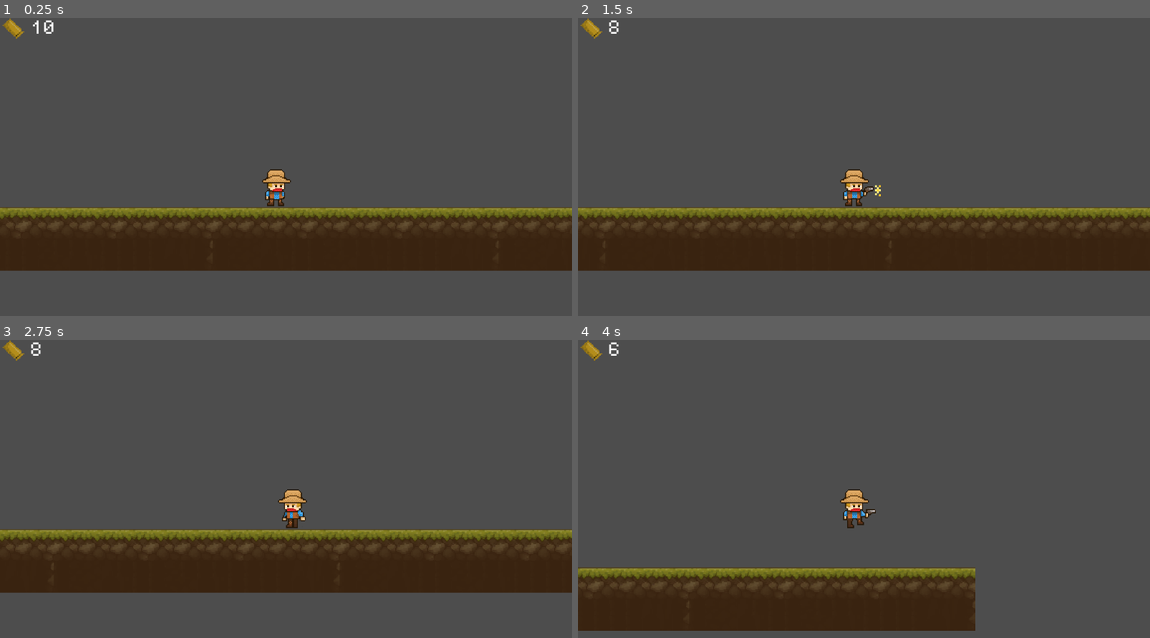
Above: before the commit, frames 1-4 (two rows, left to right).
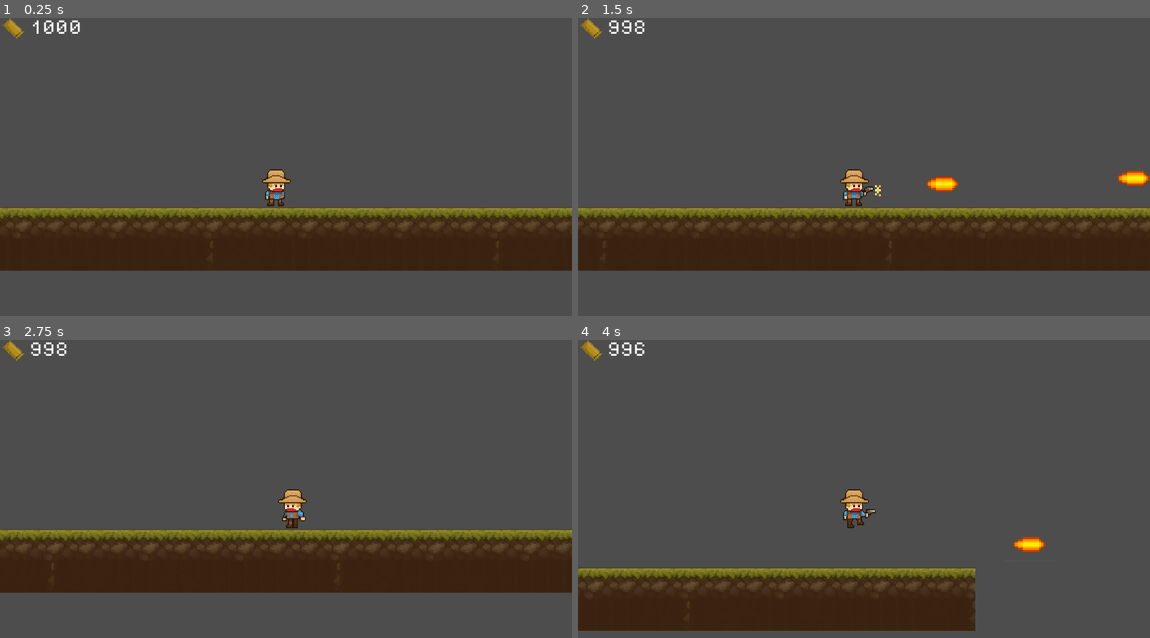
Above: after the commit, the same moments.

Repository: JesCorAvi/gun-and-run
Game: Godot game, scene res://scenes/nivel.tscn
Same seed, same stepped clock (60 frames per second), same inputs: the game is played once before the commit and once after it.
Inputs:
- Up to frame 1 (0.25 s): no input
- Up to frame 2 (1.5 s): tap Enter at 0.5 s; hold D (move_right) from 0.53 s (still down); tap E (equip_weapon) at 0.6 s; tap W (jump) at 0.77, 1.07 s; tap Space (shoot) at 0.8, 1.35 s
- Up to frame 3 (2.75 s): tap W (jump) at 1.52, 1.55, 1.82, 2.1 s; release D (move_right) at 2.03 s; hold A (move_left) from 2.03 s (still down); tap E (equip_weapon) at 2.3 s
- Up to frame 4 (4 s): release A (move_left) at 2.78 s; hold D (move_right) from 2.78 s (still down); tap E (equip_weapon) at 2.85 s; tap W (jump) at 3.02, 3.32, 3.77, 3.8 s; tap Space (shoot) at 3.05, 3.6 s

The runs differ from the first frame. In frame 1, 0.1% of the frame differs, in the area x 9-15%, y 0-6%; in frame 2, 0.6%, in the area x 5-100%, y 0-59%; in frame 3, 0.1%; in frame 4, 0.3%.

Commit message:
añadido disparo

Diff:
--- a/scenes/bullet.tscn
+++ b/scenes/bullet.tscn
@@ -1,14 +1,27 @@
-[gd_scene load_steps=3 format=3 uid="uid://dqjc72esjusbr"]
+[gd_scene load_steps=5 format=3 uid="uid://dqjc72esjusbr"]
 
-[ext_resource type="Texture2D" uid="uid://com7vr1p5nr7n" path="res://assets/M484BulletCollection2.png" id="1_mkf8s"]
+[ext_resource type="Script" uid="uid://bwb0o6vfxg1fj" path="res://scripts/bullet.gd" id="1_y25gk"]
+[ext_resource type="Texture2D" uid="uid://drdsni0f3jee5" path="res://assets/25bbfccd-0b91-4908-9209-63fb5de83a68.png" id="2_y25gk"]
 
-[sub_resource type="AtlasTexture" id="AtlasTexture_y25gk"]
-atlas = ExtResource("1_mkf8s")
-region = Rect2(453.76776, 114.44519, 17.242645, 9.661835)
+[sub_resource type="AtlasTexture" id="AtlasTexture_l5glv"]
+atlas = ExtResource("2_y25gk")
+
+[sub_resource type="RectangleShape2D" id="RectangleShape2D_l5glv"]
+size = Vector2(47, 20)
 
 [node name="Bullet" type="Area2D"]
+script = ExtResource("1_y25gk")
+SPEED = 550
 
 [node name="Sprite2D" type="Sprite2D" parent="."]
-texture = SubResource("AtlasTexture_y25gk")
+position = Vector2(9, 8.999998)
+scale = Vector2(0.032226525, 0.031249939)
+texture = SubResource("AtlasTexture_l5glv")
 
-[node name="CollisionShape2D" type="CollisionShape2D" parent="Sprite2D"]
+[node name="CollisionShape2D" type="CollisionShape2D" parent="."]
+position = Vector2(8, 9)
+shape = SubResource("RectangleShape2D_l5glv")
+
+[node name="Timer" type="Timer" parent="."]
+
+[connection signal="timeout" from="Timer" to="." method="_on_timer_timeout"]
--- a/scenes/personaje.tscn
+++ b/scenes/personaje.tscn
@@ -1,7 +1,8 @@
-[gd_scene load_steps=38 format=3 uid="uid://c2vqth7v7dss"]
+[gd_scene load_steps=39 format=3 uid="uid://c2vqth7v7dss"]
 
 [ext_resource type="Texture2D" uid="uid://ktugjsolqvpq" path="res://assets/Cowboy 4 HiRes/Cowboy4.png" id="1_2kcgv"]
 [ext_resource type="Script" uid="uid://d3t0ffqq8i7il" path="res://scripts/Player.gd" id="1_rdnqt"]
+[ext_resource type="PackedScene" uid="uid://dqjc72esjusbr" path="res://scenes/bullet.tscn" id="2_ink26"]
 [ext_resource type="Texture2D" uid="uid://bbdger87ibulg" path="res://assets/Cowboy 4 HiRes/Cowboy4_jumo with gun_0.png" id="3_xvalt"]
 [ext_resource type="Script" uid="uid://buulma3b0g5gt" path="res://scripts/state_machine/StateMachine.gd" id="4_4w6sy"]
 [ext_resource type="Script" uid="uid://ktfd4n8rujmy" path="res://scripts/state_machine/IdleState.gd" id="5_ink26"]
@@ -240,15 +241,18 @@
 
 [node name="personaje" type="CharacterBody2D"]
 z_index = 5
+z_as_relative = false
+slide_on_ceiling = false
 script = ExtResource("1_rdnqt")
-bullets = 10
+bullets = 1000
+bulletType = ExtResource("2_ink26")
 
 [node name="AnimatedSprite2D" type="AnimatedSprite2D" parent="."]
 texture_filter = 1
+position = Vector2(-1, 11)
 sprite_frames = SubResource("SpriteFrames_rirxc")
-animation = &"shoot"
-frame = 3
-frame_progress = 1.0
+animation = &"defaultNoGun"
+offset = Vector2(1, -11)
 
 [node name="CollisionShape2D" type="CollisionShape2D" parent="."]
 position = Vector2(0.5, 8)
--- a/scripts/Player.gd
+++ b/scripts/Player.gd
@@ -4,12 +4,20 @@
 @export var speed := 200.0
 @export var bullets := 500
 @export var jump_velocity := -300.0
+@export var bulletType : PackedScene
+
 @onready var animated_sprite: AnimatedSprite2D = $AnimatedSprite2D
 
-func get_custom_gravity() -> Vector2:
-	return ProjectSettings.get_setting("physics/2d/default_gravity_vector") * \
-		   ProjectSettings.get_setting("physics/2d/default_gravity")
 
 func shoot():
-	print("¡Disparo!")
-	# Aquí agregarías la lógica para crear la bala
+	var bullet_instance = bulletType.instantiate()
+
+	bullet_instance.global_position = global_position
+	if animated_sprite.flip_h:
+		bullet_instance.direction = Vector2.LEFT
+	else:
+		bullet_instance.direction = Vector2.RIGHT
+
+	bullet_instance.global_position += bullet_instance.direction * 30
+
+	get_tree().current_scene.add_child(bullet_instance)
--- /dev/null
+++ b/scripts/bullet.gd
@@ -0,0 +1,19 @@
+extends Area2D
+
+@export var SPEED : int
+signal bullet_destroyed
+var direction = Vector2.RIGHT
+@onready var timer: Timer = $Timer
+
+func _physics_process(delta):
+	position += direction * SPEED * delta
+	rotation = direction.angle()
+
+func _on_body_entered(body: Node2D):
+	if body.has_method("killable"):
+		body.killable()
+	queue_free()
+	bullet_destroyed.emit()
+func _on_timer_timeout() -> void:
+	queue_free()
+	bullet_destroyed.emit()
--- a/scripts/state_machine/FallState.gd
+++ b/scripts/state_machine/FallState.gd
@@ -6,7 +6,7 @@
 func physics_update(delta: float) -> void:
 	var direction := Input.get_axis("move_left", "move_right")
 	player.velocity.x = direction * player.speed
-	player.velocity.y += player.get_custom_gravity().y * delta
+	player.velocity.y += player.get_gravity().y * delta
 	player.move_and_slide()
 
 	if player.is_on_floor():
--- a/scripts/state_machine/IdleState.gd
+++ b/scripts/state_machine/IdleState.gd
@@ -5,7 +5,7 @@
 	player.animated_sprite.play("defaultNoGun")
 
 func physics_update(delta: float) -> void:
-	player.velocity.y += player.get_custom_gravity().y * delta
+	player.velocity.y += player.get_gravity().y * delta
 	player.move_and_slide()
 
 	if not player.is_on_floor():
@@ -15,4 +15,4 @@
 	elif Input.is_action_pressed("move_left") or Input.is_action_pressed("move_right"):
 		finished.emit(RUNNING)
 	elif Input.is_action_just_pressed("equip_weapon"):
-		finished.emit("WeaponEquippedState")
+		finished.emit(WEAPONED)
--- a/scripts/state_machine/JumpState.gd
+++ b/scripts/state_machine/JumpState.gd
@@ -7,10 +7,10 @@
 func physics_update(delta: float) -> void:
 	var direction := Input.get_axis("move_left", "move_right")
 	player.velocity.x = direction * player.speed
-	player.velocity.y += player.get_custom_gravity().y * delta
+	player.velocity.y += player.get_gravity().y * delta
 	player.move_and_slide()
 
 	if player.velocity.y >= 0:
 		finished.emit(FALLING)
 	elif Input.is_action_just_pressed("equip_weapon"):
-		finished.emit("WeaponEquippedState")
+		finished.emit(WEAPONED)
--- a/scripts/state_machine/PlayerState.gd
+++ b/scripts/state_machine/PlayerState.gd
@@ -5,6 +5,7 @@
 const RUNNING = "RunState"
 const JUMPING = "JumpState"
 const FALLING = "FallState"
+const WEAPONED = "WeaponEquippedState"
 
 var player: Player
 
--- a/scripts/state_machine/RunState.gd
+++ b/scripts/state_machine/RunState.gd
@@ -12,7 +12,7 @@
 	else:
 		player.velocity.x = move_toward(player.velocity.x, 0, player.speed)
 
-	player.velocity.y += player.get_custom_gravity().y * delta
+	player.velocity.y += player.get_gravity().y * delta
 	player.move_and_slide()
 
 	if not player.is_on_floor():
@@ -22,6 +22,4 @@
 	elif direction == 0:
 		finished.emit(IDLE)
 	elif Input.is_action_just_pressed("equip_weapon"):
-		finished.emit("WeaponEquippedState")
-	if Input.is_action_just_pressed("shoot"):
-		player.shoot()
+		finished.emit(WEAPONED)
--- a/scripts/state_machine/WeaponEquippedState.gd
+++ b/scripts/state_machine/WeaponEquippedState.gd
@@ -22,7 +22,7 @@
 	else:
 		player.velocity.x = move_toward(player.velocity.x, 0, player.speed)
 
-	player.velocity.y += player.get_custom_gravity().y * delta
+	player.velocity.y += player.get_gravity().y * delta
 	player.move_and_slide()
 
 	# Disparo
@@ -37,7 +37,9 @@
 	# Saltar
 	if Input.is_action_just_pressed("jump") and player.is_on_floor():
 		player.velocity.y = player.jump_velocity
+		is_shooting = false
 		player.animated_sprite.play("jump")
+
 
 	# Quitar arma
 	if Input.is_action_just_pressed("equip_weapon"):
Binary file added: assets/25bbfccd-0b91-4908-9209-63fb5de83a68.png
Not shown, added: assets/25bbfccd-0b91-4908-9209-63fb5de83a68.png.import
Not shown, added: scripts/bullet.gd.uid
